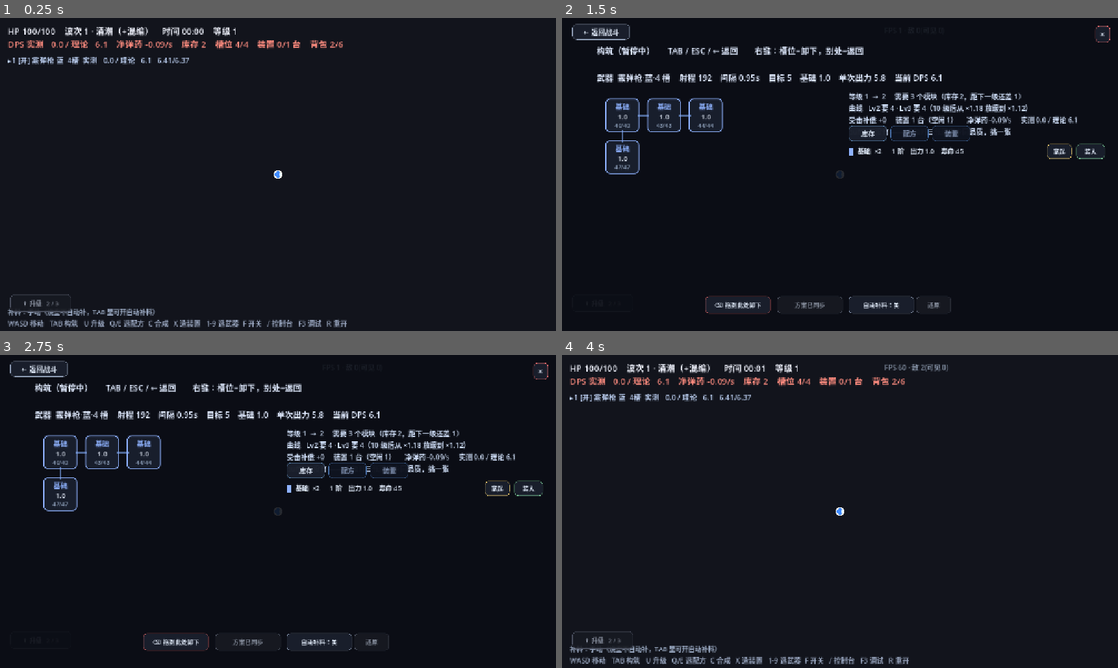
Above: before the commit, frames 1-4 (two rows, left to right).
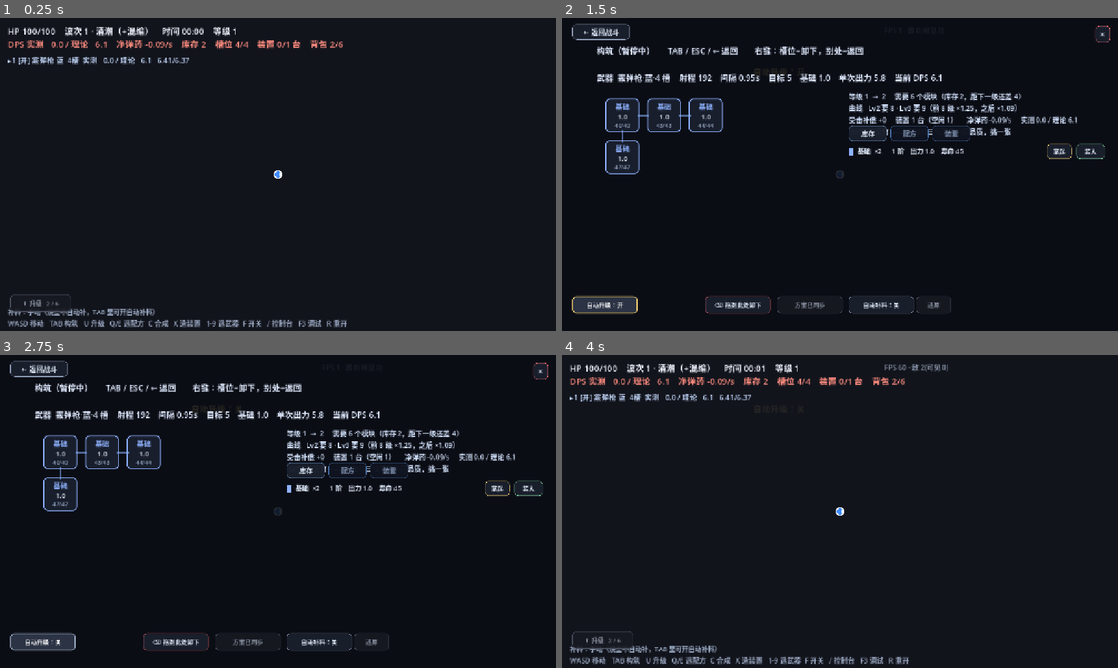
Above: after the commit, the same moments.

Repository: M1suK1/weapon-build-survivor
Game: Godot game, scene res://scenes/main.tscn
Same seed, same stepped clock (60 frames per second), same inputs: the game is played once before the commit and once after it.
Inputs (mouse positions are in pixels of both pictures, inside the frame that each line leads up to):
- Up to frame 1 (0.25 s): no input
- Up to frame 2 (1.5 s): tap Enter at 0.5 s; move the mouse to (962, 158) at 0.52 s; hold D 0.53-1.25 s; tap Tab at 0.6 s; click (962, 158) at 0.67 s; tap Space at 0.77 s; click (606, 305) at 1.25 s, where only the run after the commit has a clickable "自动升级：关"
- Up to frame 3 (2.75 s): click (44, 642) at 2 s, where only the run after the commit has a clickable "自动升级：开"
- Up to frame 4 (4 s): click "×" at 2.75 s; drag from (728, 527) to (812, 574) at 3.52 s

The runs differ from the first frame. In frame 1, less than 0.1% of the frame differs, in the area x 10-11%, y 90-92%; in frame 2, 1.0%, in the area x 1-84%, y 16-95%; in frame 3, 1.0%; in frame 4, less than 0.1%.

Commit message:
feat(level): 曲线改成起价 6 前 8 级 1.25 后续 1.09，加自动升级开关

Diff:
--- a/scripts/game.gd
+++ b/scripts/game.gd
@@ -97,11 +97,11 @@
 # ============================================================================
 # 留在本文件的调参（还没归属到某张表）
 # ============================================================================
-## 升级成本：前 10 级 3 × 1.18^(level−1)、之后换成 ×1.12（plan-v5 §3.2：Lv30 从 365 降到 125）
-const LEVEL_COST_BASE := 3.0
-const LEVEL_COST_GROWTH := 1.18
-const LEVEL_COST_SOFT := 10
-const LEVEL_COST_GROWTH_LATE := 1.12
+## 升级成本：前 8 级 6 × 1.25^(level−1)、之后 ×1.09（plan-v6 §3.2：前期不再一路连升）
+const LEVEL_COST_BASE := 6.0
+const LEVEL_COST_GROWTH := 1.25
+const LEVEL_COST_SOFT := 8
+const LEVEL_COST_GROWTH_LATE := 1.09
 ## 受击补偿：每损失这么多 HP 补 1 个模块（弹药系统的劣势补偿，挨打就回填）
 const DAMAGE_PER_MODULE := 8.0
 const FIRE_RANGE := 260.0
@@ -257,6 +257,11 @@
 ## 合成出件、地上捡到、拆卸回退**不受这个开关影响**（前两个永远进库存，见 §1.2 第 1、2 条）。
 var auto_fill := false
 var noautofill := false
+## 自动升级（docs/plan-v6.md §3.3）：库存够就自动扣料升级；选卡仍由玩家在面板里点（D2-A）。
+## 人类默认关，bot / playtest 默认开。
+var auto_level := false
+var noautolevel := false
+var level_btn: Button = null
 var god := false
 var cheat_arg := ""
 var plan_fix_t := 0.0
@@ -456,6 +461,12 @@
 		elif a == "noautofill":
 			auto_fill = false
 			noautofill = true
+		elif a == "autolevel":
+			auto_level = true
+			noautolevel = false
+		elif a == "noautolevel":
+			auto_level = false
+			noautolevel = true
 		elif a.begins_with("tab="):
 			tab = int(a.substr(4))
 		elif a == "planmissing":
@@ -495,6 +506,9 @@
 	# 否则机器人只会看着模块烧光不补，回归曲线直接断掉
 	if (bot or playtest or autoplan) and not noautofill:
 		auto_fill = true
+	# 自动升级同理：机器人不会自己按 U，回归曲线要能自己往上走（plan-v6 §3.3）
+	if (bot or playtest or autoplan) and not noautolevel:
+		auto_level = true
 	if playtest:
 		# 无头模拟按实时速度跑太慢，放大时间步（步长变粗，数值平衡够用）
 		Engine.time_scale = 8.0
@@ -758,6 +772,10 @@
 	if elapsed - last_hit_t > REGEN_DELAY:
 		hp = minf(max_hp, hp + (REGEN_RATE + _buff_sum("regen")) * delta)
 	_tick_shield(delta)
+	# 自动升级（plan-v6 §3.3 D2-A）：只自动扣料，选卡面板照旧弹出来让玩家点。
+	# bot 自己有节流的升级逻辑（见 _bot_step），这里不再插一脚
+	if auto_level and not bot and not dead and not picking and not build_root.visible and _inv_total() >= level_cost():
+		try_level()
 	# 构筑屏/死亡屏打开时不要红色受击遮罩，否则整个面板被染红
 	flash.color = Color(1, 0.2, 0.25, 0.0 if (build_root.visible or dead) else minf(flash_t * 0.9, 0.26))
 	if pulse_t > 0.0:
@@ -1012,6 +1030,12 @@
 	revert_btn.tooltip_text = "丢弃草稿：把每格的草稿改回生效方案。板面模块不动，只改方案。"
 	revert_btn.pressed.connect(_revert_plan)
 	build_root.add_child(revert_btn)
+
+	# 自动升级开关（plan-v6 §3.3）：库存够就自动扣料。选卡仍由玩家点，不替人做构筑决策
+	level_btn = UIKit.button("自动升级：关", Vector2(150, 40), UIKit.C_DIM, 14)
+	level_btn.position = Vector2(24, 640)
+	level_btn.pressed.connect(_toggle_auto_level)
+	build_root.add_child(level_btn)
 
 	# 拖拽层：幽灵 + 落点高亮 + 出力预览（全部 IGNORE，不抢鼠标）
 	drag_layer = Control.new()
@@ -4094,6 +4118,7 @@
 	_rebuild_board()
 	_refresh_fill_btn()
 	_refresh_plan_btns()
+	_refresh_level_btn()
 	var lines: Array = []
 	lines.append("构筑（暂停中）      TAB / ESC / ← 返回　　右键：槽位=卸下，别处=返回")
 	lines.append("")
@@ -4119,8 +4144,9 @@
 	var gap := maxi(0, need - _inv_total())
 	info.append("等级 %d  →  %d     需要 %d 个模块（库存 %d，距下一级还差 %d）" % [
 		level, level + 1, need, _inv_total(), gap])
-	info.append("曲线   Lv%d 要 %d · Lv%d 要 %d（10 级后从 ×1.18 放缓到 ×1.12）" % [
-		level + 1, _level_cost_at(level + 1), level + 2, _level_cost_at(level + 2)])
+	info.append("曲线   Lv%d 要 %d · Lv%d 要 %d（前 %d 级 ×%.2f，之后 ×%.2f）" % [
+		level + 1, _level_cost_at(level + 1), level + 2, _level_cost_at(level + 2),
+		LEVEL_COST_SOFT, LEVEL_COST_GROWTH, LEVEL_COST_GROWTH_LATE])
 	info.append("受击补偿 +%d     装置 %d 台（空闲 %d）     净弹药 %+.2f/s     实测 %.1f / 理论 %.1f" % [
 		modules_from_damage, devices.size(), devices.size() - _busy_devices(),
 		cur_drop() - cur_burn(), cur_actual_dps(), cur_dps()
@@ -4188,6 +4214,23 @@
 	fill_btn.text = "自动补料：开" if auto_fill else "自动补料：关"
 	fill_btn.tooltip_text = "开：模块烧空后自动从库存补同一个模块\n关：烧完就空着，格子显示半透明幽灵，攒够料自己点一下补\n只影响烧空补料 —— 合成产物、地上捡到的模块永远先进库存"
 	UIKit.tint_button(fill_btn, UIKit.C_GOLD if auto_fill else UIKit.C_DIM)
+
+
+## 自动升级开关（plan-v6 §3.3）
+func _toggle_auto_level() -> void:
+	auto_level = not auto_level
+	_refresh_level_btn()
+	_refresh_build()
+	_toast("自动升级：%s" % ("开" if auto_level else "关"))
+
+
+func _refresh_level_btn() -> void:
+	if level_btn == null:
+		return
+	level_btn.text = "自动升级：开" if auto_level else "自动升级：关"
+	var nxt := level_cost()
+	level_btn.tooltip_text = "开：库存 ≥ 下一级所需就自动扣料升级（每秒检查）\n关：自己按 U 升级\n选卡不会自动帮你选，面板照旧弹出来\n下一级要 %d 个模块，当前库存 %d" % [nxt, _inv_total()]
+	UIKit.tint_button(level_btn, UIKit.C_GOLD if auto_level else UIKit.C_DIM)
 
 
 ## 右栏标签页内容。每次重建（行数不大，重建比增量更新简单可靠）
